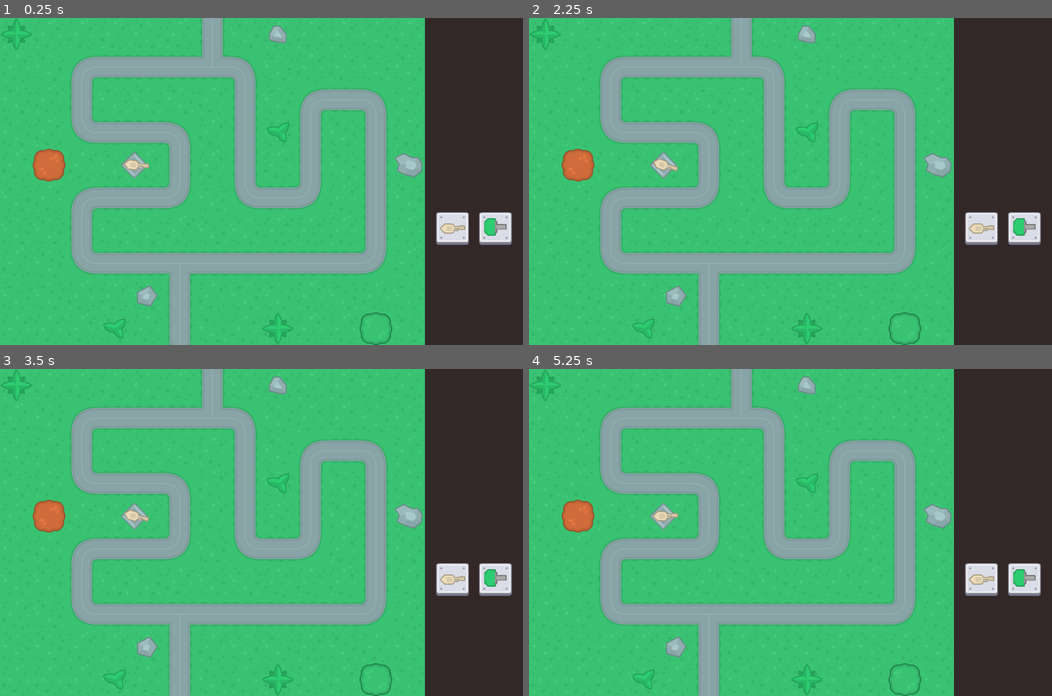
Above: before the commit, frames 1-4 (two rows, left to right).
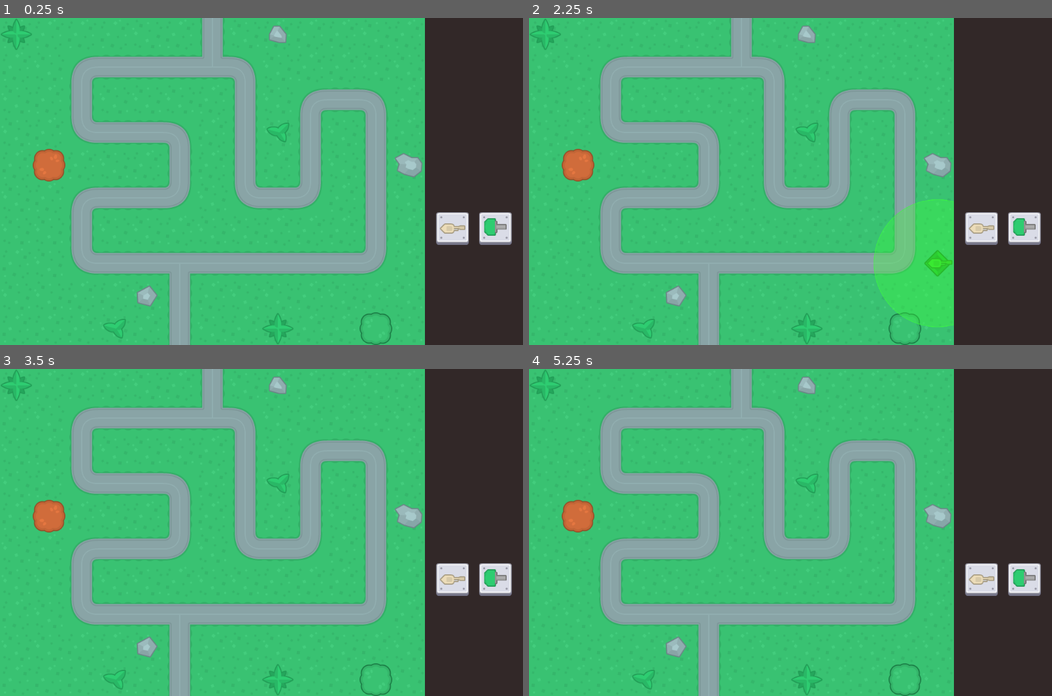
Above: after the commit, the same moments.

Repository: ivaylo-traykov/hold_the_front_game
Game: Godot game, scene res://Scenes/scene_handler.tscn
The game is run twice, just before and just after one commit, with the same random seed, the same clock (stepped at 60 frames per second) and the same inputs.
Inputs (mouse positions are in pixels of both pictures, inside the frame that each line leads up to):
- Up to frame 1 (0.25 s): no input
- Up to frame 2 (2.25 s): click (984, 276) at 0.5 s; click (1025, 276) at 1.25 s; click (984, 276) at 2 s
- Up to frame 3 (3.5 s): click (496, 627) at 2.75 s
- Up to frame 4 (5.25 s): click (984, 627) at 3.5 s; click (1025, 627) at 4.25 s; tap Enter (ui_accept) at 5, 5.1 s; move the mouse to (905, 516) at 5.02 s

The runs differ from the first frame. In frame 1, 0.2% of the frame differs, in the area x 23-29%, y 41-49%; in frame 2, 1.8%, in the area x 23-82%, y 41-95%; in frame 3, 0.2%; in frame 4, 0.2%.
Error after the commit: Attempt to call function 'instantiate' in base 'null instance' on a null instance. (res://Scenes/UI.gd:9)

Commit message:
Update turret scenes. Add build preview and option to place turrets

Diff:
--- a/Resources/Turrets/artillery.tres
+++ b/Resources/Turrets/artillery.tres
@@ -1,6 +1,5 @@
-[gd_resource type="Resource" script_class="TurretStats" load_steps=4 format=3 uid="uid://dhav4oqreiexo"]
+[gd_resource type="Resource" script_class="TurretStats" load_steps=3 format=3 uid="uid://dhav4oqreiexo"]
 
-[ext_resource type="Texture2D" uid="uid://cvpq4wdd3es2h" path="res://Assets/Turrets/Artillery/artillery_base.png" id="1_mtboh"]
 [ext_resource type="Texture2D" uid="uid://dq5l72y02weit" path="res://Assets/Turrets/Artillery/artillery1.png" id="2_wba1l"]
 [ext_resource type="Script" path="res://Resources/Turrets/turret_stats.gd" id="3_d3gcs"]
 
@@ -10,9 +9,7 @@
 damage = 0
 cost = 0
 attack_speed = 0
-base = ExtResource("1_mtboh")
-sprite = ExtResource("2_wba1l")
-sprite_offset = Vector2(12, 0)
 icon = ExtResource("2_wba1l")
 icon_scale = Vector2(0.8, 0.8)
 icon_offset = Vector2(40, 36)
+turret = "artillery_1"
--- a/Resources/Turrets/machine_gun.tres
+++ b/Resources/Turrets/machine_gun.tres
@@ -1,6 +1,5 @@
-[gd_resource type="Resource" script_class="TurretStats" load_steps=4 format=3 uid="uid://impyf2s526i2"]
+[gd_resource type="Resource" script_class="TurretStats" load_steps=3 format=3 uid="uid://impyf2s526i2"]
 
-[ext_resource type="Texture2D" uid="uid://vhl72kkil64q" path="res://Assets/Turrets/MachineGun/machine_hun_base.png" id="1_h3pjd"]
 [ext_resource type="Texture2D" uid="uid://bsisrsb88x3up" path="res://Assets/Turrets/MachineGun/machine_gun1.png" id="2_h4nis"]
 [ext_resource type="Script" path="res://Resources/Turrets/turret_stats.gd" id="3_6i6qo"]
 
@@ -9,8 +8,9 @@
 level = 0
 damage = 0
 cost = 0
-base = ExtResource("1_h3pjd")
-sprite = ExtResource("2_h4nis")
+attack_speed = 0
+range = 250
 icon = ExtResource("2_h4nis")
 icon_scale = Vector2(1, 1)
 icon_offset = Vector2(28, 32)
+turret = "machine_gun_1"
--- a/Resources/Turrets/turret_stats.gd
+++ b/Resources/Turrets/turret_stats.gd
@@ -4,9 +4,8 @@
 @export var damage: int
 @export var cost: int
 @export var attack_speed: int
-@export var base: Texture2D
-@export var sprite: Texture2D
-@export var sprite_offset: Vector2
+@export var range: int
 @export var icon: Texture2D
 @export var icon_scale: Vector2 = Vector2(1,1)
 @export var icon_offset: Vector2
+@export var turret: String
--- a/Scenes/Maps/map_test.gd
+++ b/Scenes/Maps/map_test.gd
@@ -3,7 +3,7 @@
 @onready var paths : Array = get_node("Paths").get_children()
 
 func _ready():
-	print(get_longest_path())
+	pass
 
 
 func get_longest_path() -> Path2D:
--- a/Scenes/Maps/map_test.tscn
+++ b/Scenes/Maps/map_test.tscn
@@ -190,7 +190,7 @@
 }
 point_count = 17
 
-[node name="Map_test" type="Node"]
+[node name="Map_test" type="Node2D"]
 script = ExtResource("1_emhuv")
 
 [node name="TileMap" type="TileMap" parent="."]
--- a/Scenes/Turrets/Turret.gd
+++ b/Scenes/Turrets/Turret.gd
@@ -3,27 +3,33 @@
 
 @export var stats: TurretStats
 
-var base_sprite: Sprite2D
-var turret_sprite: Sprite2D
+@onready var base_sprite: Sprite2D = $Base
+@onready var turret_sprite: Sprite2D = $Turret
+@onready var range: CollisionShape2D = $Range/CollisionShape
+@onready var range_overlay: Sprite2D = $Range/RangeOverlay
+
+var built: bool = false
 
 func _ready() -> void:
-	var base = Sprite2D.new()
-	base.set_texture(stats.base)
-	base.set_name("Base")
-	base_sprite = base
-	add_child(base)
-	var turret = Sprite2D.new()
-	turret.set_name("Turret")
-	turret.set_texture(stats.sprite)
-	turret.set_offset(stats.sprite_offset)
-	turret_sprite = turret
-	add_child(turret)
+	set_range(stats.range)
+	range_overlay.set_visible(true)
 
 
-func _process(delta):
+func _process(delta) -> void:
+	if not built:
+		return
+
 	turn()
 
 
-func turn():
+func turn() -> void:
 	var enemy_position = get_global_mouse_position()
 	turret_sprite.look_at(enemy_position)
+
+
+#region Helper Functions
+func set_range(range) -> void:
+	var scaling = range / 600.0
+	self.range.get_shape().set_radius(range / 2)
+	self.range_overlay.scale = Vector2(scaling, scaling)
+#endregion
--- a/Scenes/Turrets/Turret.tscn
+++ b/Scenes/Turrets/Turret.tscn
@@ -1,8 +1,23 @@
-[gd_scene load_steps=3 format=3 uid="uid://d24cypwf4d234"]
+[gd_scene load_steps=5 format=3 uid="uid://d24cypwf4d234"]
 
-[ext_resource type="Script" path="res://Scenes/Turrets/Turret.gd" id="1_403ua"]
-[ext_resource type="Resource" uid="uid://impyf2s526i2" path="res://Resources/Turrets/machine_gun.tres" id="2_qb4lk"]
+[ext_resource type="Script" path="res://Scenes/Turrets/turret.gd" id="1_4thc5"]
+[ext_resource type="Resource" uid="uid://dhav4oqreiexo" path="res://Resources/Turrets/artillery.tres" id="2_sewee"]
+[ext_resource type="Texture2D" uid="uid://cf1mile2rhvak" path="res://Assets/Turrets/range_overlay.png" id="3_ph3ck"]
+
+[sub_resource type="CircleShape2D" id="CircleShape2D_8dyug"]
 
 [node name="Turret" type="Node2D"]
-script = ExtResource("1_403ua")
-stats = ExtResource("2_qb4lk")
+script = ExtResource("1_4thc5")
+stats = ExtResource("2_sewee")
+
+[node name="Base" type="Sprite2D" parent="."]
+
+[node name="Turret" type="Sprite2D" parent="."]
+
+[node name="Range" type="Area2D" parent="."]
+
+[node name="CollisionShape" type="CollisionShape2D" parent="Range"]
+shape = SubResource("CircleShape2D_8dyug")
+
+[node name="RangeOverlay" type="Sprite2D" parent="Range"]
+texture = ExtResource("3_ph3ck")
--- /dev/null
+++ b/Scenes/Turrets/machine_gun_1.gd
@@ -0,0 +1 @@
+extends Turret
--- /dev/null
+++ b/Scenes/Turrets/machine_gun_1.tscn
@@ -0,0 +1,30 @@
+[gd_scene load_steps=7 format=3 uid="uid://cuhh2hs800axh"]
+
+[ext_resource type="Script" path="res://Scenes/Turrets/machine_gun_1.gd" id="1_bl8e7"]
+[ext_resource type="Resource" uid="uid://impyf2s526i2" path="res://Resources/Turrets/machine_gun.tres" id="2_cgdky"]
+[ext_resource type="Texture2D" uid="uid://vhl72kkil64q" path="res://Assets/Turrets/MachineGun/machine_hun_base.png" id="3_mvvlj"]
+[ext_resource type="Texture2D" uid="uid://bsisrsb88x3up" path="res://Assets/Turrets/MachineGun/machine_gun1.png" id="4_8gnsr"]
+[ext_resource type="Texture2D" uid="uid://cf1mile2rhvak" path="res://Assets/Turrets/range_overlay.png" id="5_fallu"]
+
+[sub_resource type="CircleShape2D" id="CircleShape2D_d1rcg"]
+
+[node name="MachineGun1" type="Node2D"]
+script = ExtResource("1_bl8e7")
+stats = ExtResource("2_cgdky")
+
+[node name="Base" type="Sprite2D" parent="."]
+texture = ExtResource("3_mvvlj")
+
+[node name="Turret" type="Sprite2D" parent="."]
+texture = ExtResource("4_8gnsr")
+
+[node name="Muzzle" type="Marker2D" parent="."]
+position = Vector2(30, -1)
+
+[node name="Range" type="Area2D" parent="."]
+
+[node name="CollisionShape" type="CollisionShape2D" parent="Range"]
+shape = SubResource("CircleShape2D_d1rcg")
+
+[node name="RangeOverlay" type="Sprite2D" parent="Range"]
+texture = ExtResource("5_fallu")
--- /dev/null
+++ b/Scenes/UI.gd
@@ -0,0 +1,25 @@
+class_name UI extends CanvasLayer
+
+
+@onready var preview: Control = $Preview
+
+
+func get_turret_preview(turret_name: String) -> void:
+	var mouse_position = get_node("HUD").get_global_mouse_position()
+	var turret_preview = load("res://Scenes/Turrets/" + turret_name + ".tscn").instantiate()
+	turret_preview.set_name("TurretPreview")
+	preview.add_child(turret_preview)
+
+func update_turret_preview(new_position: Vector2, color: Color) -> void:
+	if new_position.x >= 800:
+		new_position.x = 800
+	elif new_position.x <= 32:
+		new_position.x = 32
+
+	if new_position.y >= 608:
+		new_position.y = 608
+	elif new_position.y <= 32:
+		new_position.y = 32
+
+	preview.position = new_position
+	preview.modulate = color
--- a/Scenes/UI/Buttons/BuildButton.gd
+++ b/Scenes/UI/Buttons/build_button.gd
@@ -11,4 +11,5 @@
 	button_icon.set_texture(stats.icon)
 	button_icon.set_scale(stats.icon_scale)
 	button_icon.set_offset(stats.icon_offset)
+	button_icon.set_name("Icon")
 	add_child(button_icon)
--- a/Scenes/UI/Buttons/build_button.tscn
+++ b/Scenes/UI/Buttons/build_button.tscn
@@ -1,7 +1,7 @@
 [gd_scene load_steps=3 format=3 uid="uid://btdce0wpl3mom"]
 
 [ext_resource type="Texture2D" uid="uid://b0o7eyv5tcb0c" path="res://Assets/UI/button_square.png" id="1_1rvf6"]
-[ext_resource type="Script" path="res://Scenes/UI/Buttons/BuildButton.gd" id="2_s4vde"]
+[ext_resource type="Script" path="res://Scenes/UI/Buttons/build_button.gd" id="2_s4vde"]
 
 [node name="BuildButton" type="TextureButton"]
 anchors_preset = 15
--- a/Scenes/game_scene.gd
+++ b/Scenes/game_scene.gd
@@ -5,4 +5,86 @@
 @onready var map: Node = $Map.get_child(0)
 @onready var turrets: Node = $Turrets
 
+var map_node: Node2D
 var build_mode: bool = false
+var build_tile_position: Vector2
+var valid_build_location: bool
+var turret_name: String
+
+
+func _ready() -> void:
+	map_node = get_node("Map").get_child(0)
+
+	for x in get_tree().get_nodes_in_group("build_buttons"):
+		x.connect("pressed", Callable(self, "initiate_build_mode")
+			.bind(x.stats.turret))
+
+
+func _unhandled_input(event) -> void:
+	if event.is_action_released("ui_cancel") and build_mode:
+		cancel_build_mode()
+	if event.is_action_released("ui_accept") and build_mode:
+		build_turret()
+		cancel_build_mode()
+
+
+func _process(delta) -> void:
+	if build_mode:
+		update_turret_preview()
+
+
+#region Build Functions
+func initiate_build_mode(turret: String) -> void:
+	if build_mode:
+		cancel_build_mode()
+	build_mode = true
+	turret_name = turret
+	UI.get_turret_preview(turret)
+
+
+func cancel_build_mode() -> void:
+	build_mode = false
+	UI.get_node("Preview").get_child(0).free()
+
+
+func build_turret() -> void:
+	if not build_mode or not valid_build_location:
+		return
+	var new_turret: Turret
+	new_turret = load("res://Scenes/Turrets/" + turret_name + ".tscn").instantiate()
+	new_turret.position = build_tile_position
+	new_turret.built = true
+	turrets.add_child(new_turret)
+
+
+func update_turret_preview() -> void:
+	build_tile_position = get_tile_position()
+	valid_build_location = is_valid_turret_location(build_tile_position)
+	var color: Color = "3cff3c"
+	if not valid_build_location:
+		color = "ff3c3c"
+	UI.update_turret_preview(build_tile_position, color)
+
+
+func is_valid_turret_location(tile_position) -> bool:
+	var tile_map: TileMap = map_node.get_node("TileMap")
+	var tile_to_map_position: Vector2 = tile_map.local_to_map(tile_position)
+	var has_road: bool = tile_map.get_cell_tile_data(1, tile_to_map_position) != null
+	var has_prop: bool = tile_map.get_cell_tile_data(2, tile_to_map_position) != null
+	var has_turret: bool = false
+	for i in turrets.get_children():
+		if i.position == tile_position:
+			has_turret = true
+			break
+	return not (has_road or has_prop or has_turret)
+#endregion
+
+
+#region Helper Functions
+func get_tile_position() -> Vector2:
+	var mouse_position = UI.get_node("HUD").get_global_mouse_position()
+	var tile_map = map_node.get_node("TileMap")
+	var current_tile = tile_map.local_to_map(mouse_position)
+	var tile_position = tile_map.map_to_local(current_tile)
+	return tile_position
+#endregion
--- a/Scenes/game_scene.tscn
+++ b/Scenes/game_scene.tscn
@@ -2,11 +2,11 @@
 
 [ext_resource type="Script" path="res://Scenes/game_scene.gd" id="1_1bcl0"]
 [ext_resource type="PackedScene" uid="uid://n507v1svr00l" path="res://Scenes/Maps/map_test.tscn" id="1_h5d62"]
+[ext_resource type="Script" path="res://Scenes/UI.gd" id="3_m078l"]
 [ext_resource type="Resource" uid="uid://impyf2s526i2" path="res://Resources/Turrets/machine_gun.tres" id="3_mdrvh"]
-[ext_resource type="PackedScene" uid="uid://d24cypwf4d234" path="res://Scenes/Turrets/Turret.tscn" id="3_uj4iu"]
 [ext_resource type="Resource" uid="uid://dhav4oqreiexo" path="res://Resources/Turrets/artillery.tres" id="4_5tdkv"]
-[ext_resource type="Script" path="res://Scenes/UI/Buttons/BuildArtillery.gd" id="4_80h8a"]
-[ext_resource type="Script" path="res://Scenes/UI/Buttons/BuildMachineGun.gd" id="4_d5nte"]
+[ext_resource type="Script" path="res://Scenes/UI/Buttons/build_artillery.gd" id="4_80h8a"]
+[ext_resource type="Script" path="res://Scenes/UI/Buttons/build_mahine_gun.gd" id="4_d5nte"]
 
 [node name="GameScene" type="Node"]
 script = ExtResource("1_1bcl0")
@@ -16,6 +16,13 @@
 [node name="Map_test" parent="Map" instance=ExtResource("1_h5d62")]
 
 [node name="UI" type="CanvasLayer" parent="."]
+script = ExtResource("3_m078l")
+
+[node name="Preview" type="Control" parent="UI"]
+layout_mode = 3
+anchors_preset = 0
+size_flags_horizontal = 3
+size_flags_vertical = 3
 
 [node name="HUD" type="Control" parent="UI"]
 custom_minimum_size = Vector2(192, 640)
@@ -68,13 +75,13 @@
 theme_override_constants/separation = 20
 alignment = 1
 
-[node name="BuildMachineGun" type="TextureButton" parent="UI/HUD/MarginContainer/HBox/BuildBar/BuildBarRow"]
+[node name="BuildMachineGun" type="TextureButton" parent="UI/HUD/MarginContainer/HBox/BuildBar/BuildBarRow" groups=["build_buttons"]]
 layout_mode = 2
 size_flags_horizontal = 4
 script = ExtResource("4_d5nte")
 stats = ExtResource("3_mdrvh")
 
-[node name="BuildArtillery" type="TextureButton" parent="UI/HUD/MarginContainer/HBox/BuildBar/BuildBarRow"]
+[node name="BuildArtillery" type="TextureButton" parent="UI/HUD/MarginContainer/HBox/BuildBar/BuildBarRow" groups=["build_buttons"]]
 layout_mode = 2
 script = ExtResource("4_80h8a")
 stats = ExtResource("4_5tdkv")
@@ -86,6 +93,3 @@
 alignment = 1
 
 [node name="Turrets" type="Node" parent="."]
-
-[node name="Turret" parent="Turrets" instance=ExtResource("3_uj4iu")]
-position = Vector2(263, 288)
--- a/project.godot
+++ b/project.godot
@@ -25,7 +25,25 @@
 folder_colors={
 "res://Assets/": "yellow",
 "res://Licenses/": "gray",
-"res://Scenes/": "blue"
+"res://Resources/": "orange",
+"res://Scenes/": "teal"
+}
+
+[input]
+
+ui_accept={
+"deadzone": 0.5,
+"events": [Object(InputEventKey,"resource_local_to_scene":false,"resource_name":"","device":0,"window_id":0,"alt_pressed":false,"shift_pressed":false,"ctrl_pressed":false,"meta_pressed":false,"pressed":false,"keycode":4194309,"physical_keycode":0,"key_label":0,"unicode":0,"echo":false,"script":null)
+, Object(InputEventKey,"resource_local_to_scene":false,"resource_name":"","device":0,"window_id":0,"alt_pressed":false,"shift_pressed":false,"ctrl_pressed":false,"meta_pressed":false,"pressed":false,"keycode":4194310,"physical_keycode":0,"key_label":0,"unicode":0,"echo":false,"script":null)
+, Object(InputEventKey,"resource_local_to_scene":false,"resource_name":"","device":0,"window_id":0,"alt_pressed":false,"shift_pressed":false,"ctrl_pressed":false,"meta_pressed":false,"pressed":false,"keycode":32,"physical_keycode":0,"key_label":0,"unicode":32,"echo":false,"script":null)
+, Object(InputEventMouseButton,"resource_local_to_scene":false,"resource_name":"","device":-1,"window_id":0,"alt_pressed":false,"shift_pressed":false,"ctrl_pressed":false,"meta_pressed":false,"button_mask":0,"position":Vector2(0, 0),"global_position":Vector2(0, 0),"factor":1.0,"button_index":1,"canceled":false,"pressed":false,"double_click":false,"script":null)
+]
+}
+ui_cancel={
+"deadzone": 0.5,
+"events": [Object(InputEventKey,"resource_local_to_scene":false,"resource_name":"","device":0,"window_id":0,"alt_pressed":false,"shift_pressed":false,"ctrl_pressed":false,"meta_pressed":false,"pressed":false,"keycode":4194305,"physical_keycode":0,"key_label":0,"unicode":0,"echo":false,"script":null)
+, Object(InputEventMouseButton,"resource_local_to_scene":false,"resource_name":"","device":-1,"window_id":0,"alt_pressed":false,"shift_pressed":false,"ctrl_pressed":false,"meta_pressed":false,"button_mask":0,"position":Vector2(0, 0),"global_position":Vector2(0, 0),"factor":1.0,"button_index":2,"canceled":false,"pressed":false,"double_click":false,"script":null)
+]
 }
 
 [rendering]
Binary file added: Assets/Turrets/range_overlay.png
Not shown, added: Assets/Turrets/range_overlay.png.import
Renamed: Scenes/UI/Buttons/BuildArtillery.gd -> Scenes/UI/Buttons/build_artillery.gd
Renamed: Scenes/UI/Buttons/BuildMachineGun.gd -> Scenes/UI/Buttons/build_mahine_gun.gd
